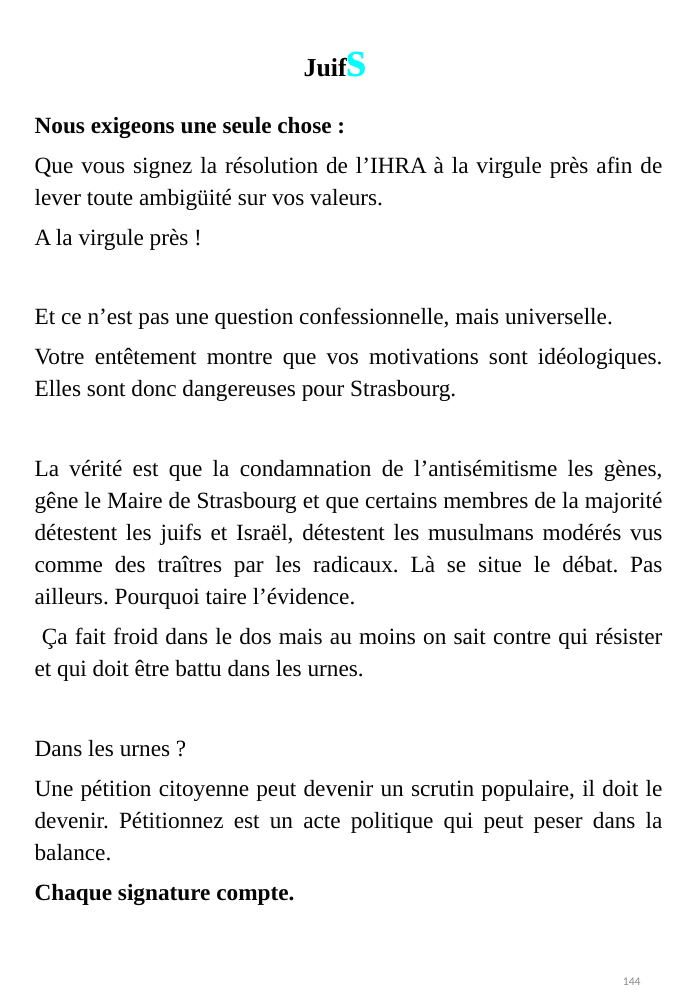
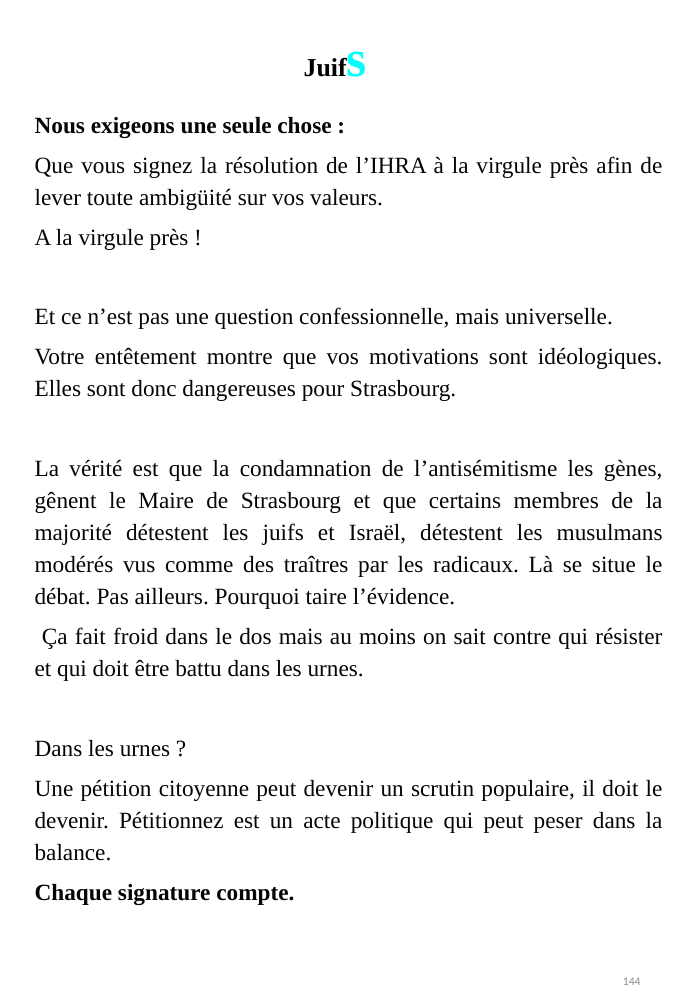
Before and after one commit to BenjaminLOUIS84/e_commerce, a slide deck: slide 144 of e_commerce/public/ppsx/tome2.ppsx. Drawn at 698x1008 pixels with LibreOffice and Linux fonts; fonts in the diff are those of the drawing. Boxes give left, top, right and bottom in pixels: in the first picture for what was removed or moved away, otherwise in the second. Text is boxed around its words. In the diff, an @@ line names an element or a change of style, - is before the commit and + after.

```diff
--- a/e_commerce/public/ppsx/tome2.ppsx
+++ b/e_commerce/public/ppsx/tome2.ppsx
@@ text at box(35, 459, 663, 609): text changed @@
-La vérité est que la condamnation de l’antisémitisme les gènes, gêne le Maire de Strasbourg et que certains membres de la majorité détestent les juifs et Israël, détestent les musulmans modérés vus comme des traîtres par les radicaux. Là se situe le débat. Pas ailleurs. Pourquoi taire l’évidence.
+La vérité est que la condamnation de l’antisémitisme les gènes, gênent le Maire de Strasbourg et que certains membres de la majorité détestent les juifs et Israël, détestent les musulmans modérés vus comme des traîtres par les radicaux. Là se situe le débat. Pas ailleurs. Pourquoi taire l’évidence.
```
Also in this commit, not shown: 6 other slides changed, 66 slides added.
